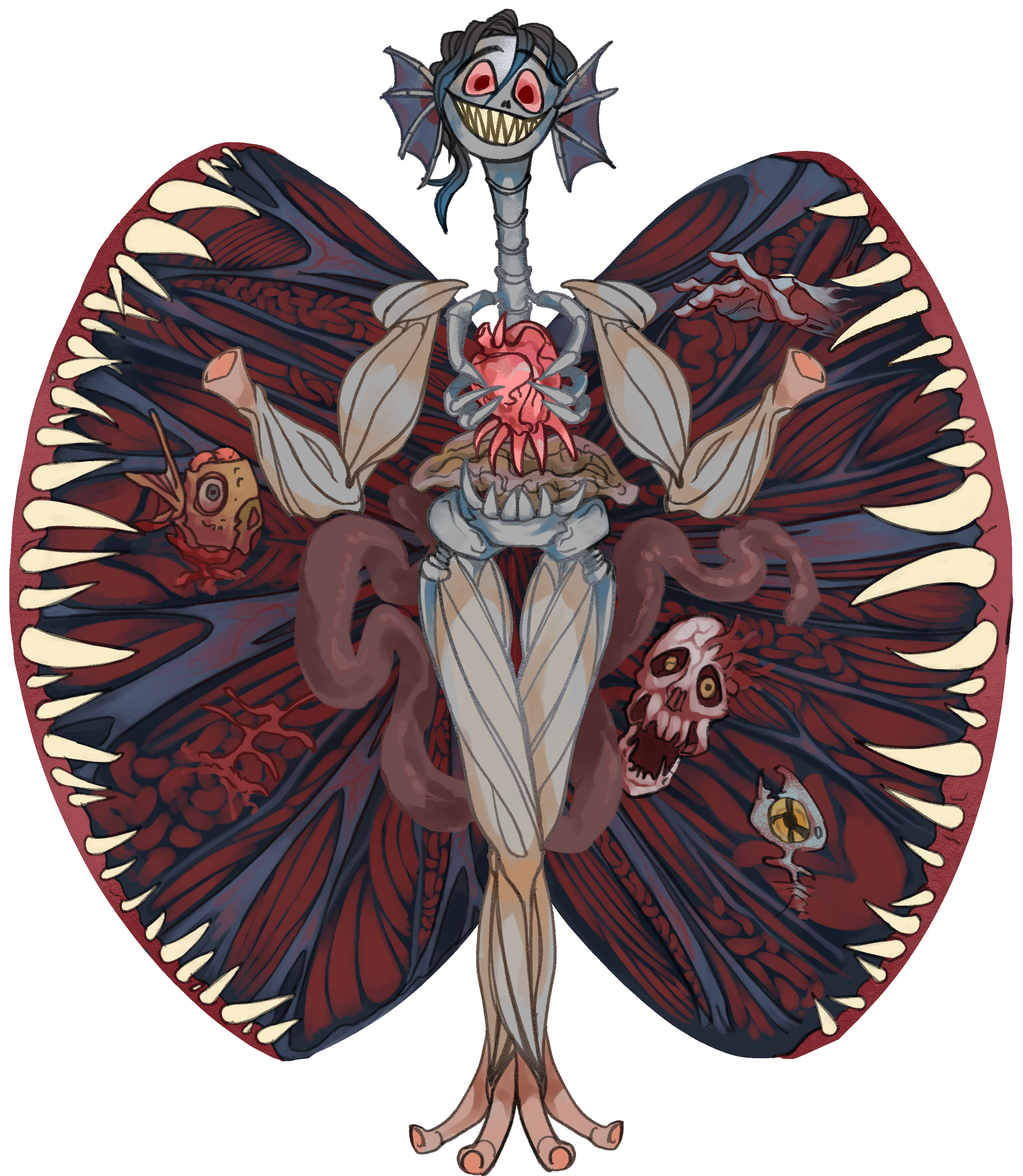
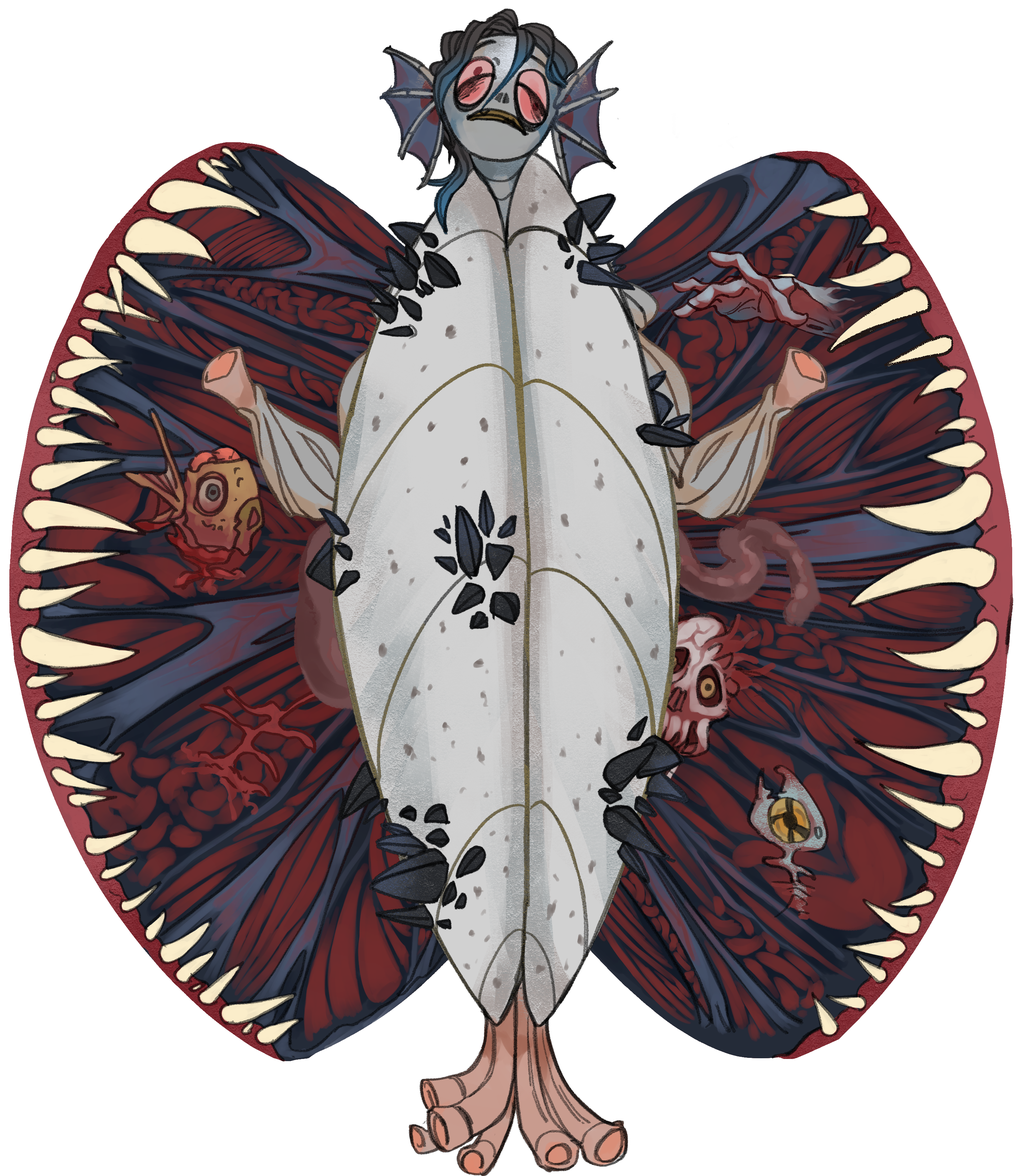
Comparing the layer stacks of the two 1023 x 1176 images. Changes:
showed group "階段一" (11 layers) over [305, 8, 735, 1172]
showed "閉眼", painted on it over [453, 72, 735, 149]
